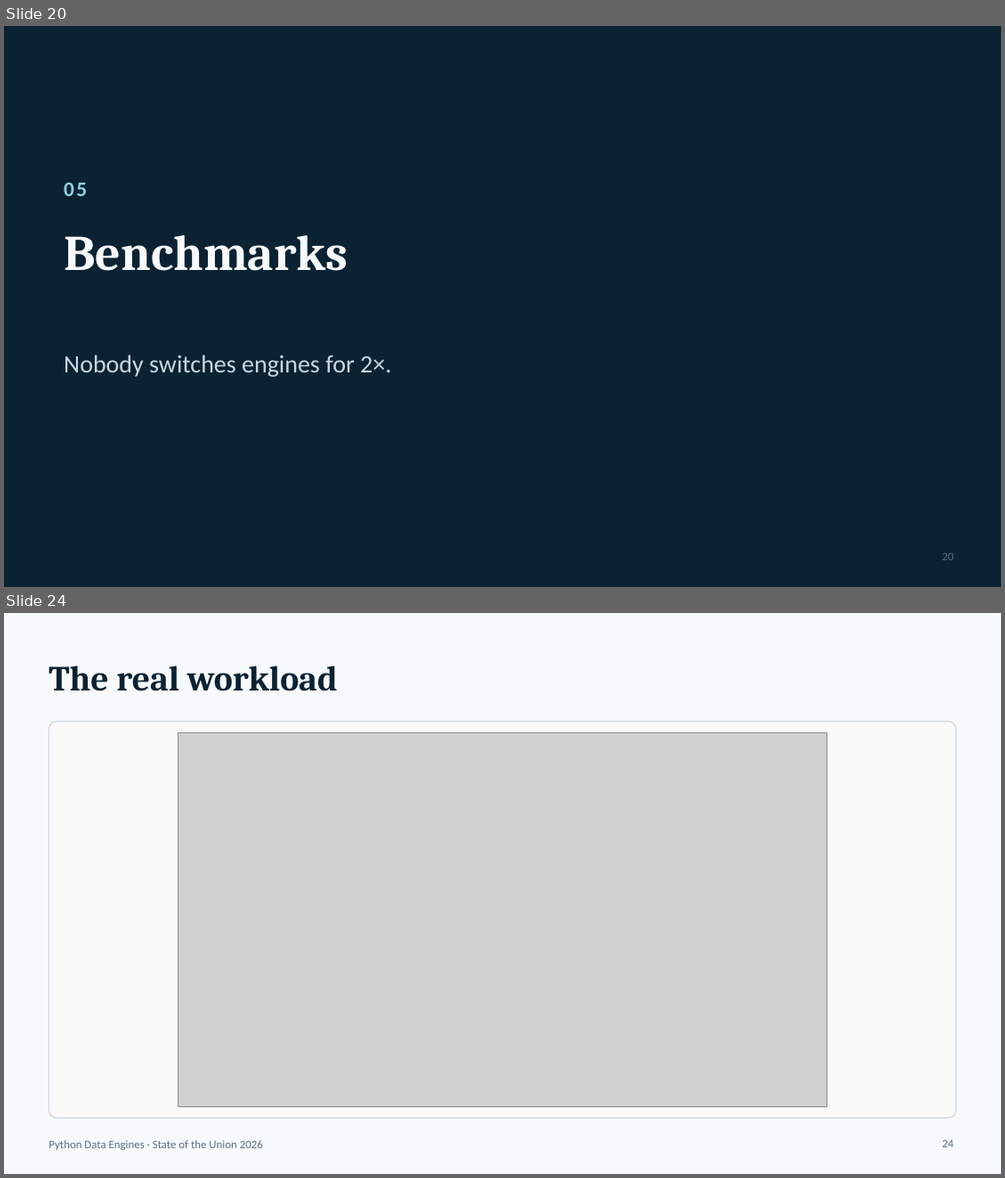
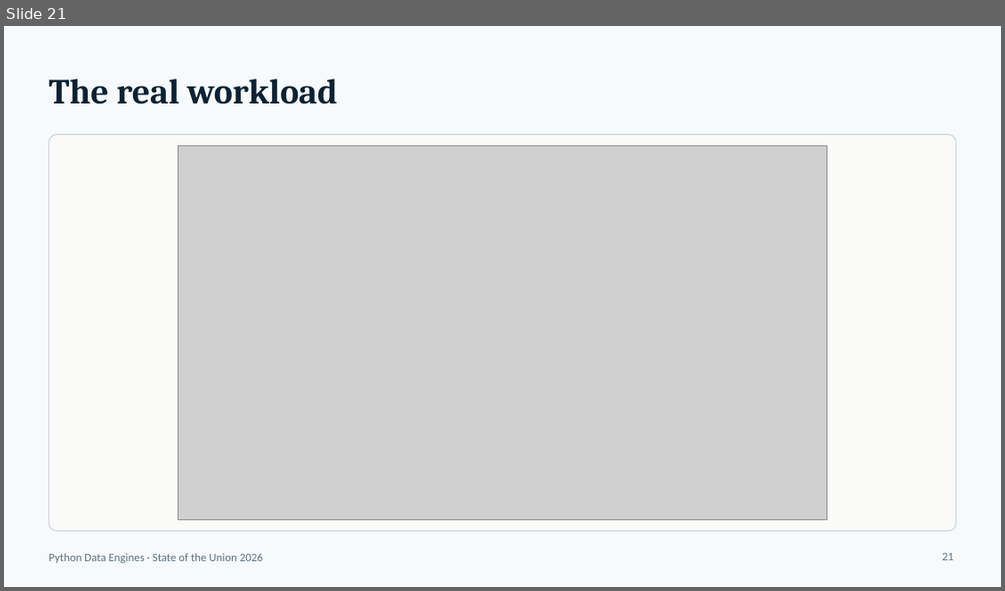
Before and after one commit to djouallah/presentations, a slide deck: python-engine/state-of-the-union-python-engines-2026.pptx. Shown one above the other, each under a label of ours: slides 20 and 24 before the commit, slide 21 after it; the slides between them are not shown. The pictures are 1005x1178 and 1005x591 pixels, drawn with LibreOffice and Linux fonts; fonts in the diff are those of the drawing; grey boxes stand for pictures. Boxes give left, top, right and bottom in pixels: in the first picture for what was removed or moved away, otherwise in the second. Text is boxed around its words. In the diff, an @@ line names an element or a change of style, - is before the commit and + after.

```diff
--- a/python-engine/state-of-the-union-python-engines-2026.pptx
+++ b/python-engine/state-of-the-union-python-engines-2026.pptx
@@ slide 20 removed at (x1=4, y1=26, x2=1001, y2=587), background #0B2233 @@
@@ text removed at (x1=64, y1=182, x2=87, y2=196) @@
-05
@@ title removed at (x1=64, y1=235, x2=348, y2=271) @@
-Benchmarks
@@ text removed at (x1=64, y1=354, x2=391, y2=377) @@
-Nobody switches engines for 2×.
@@ page number removed at (x1=942, y1=553, x2=954, y2=560) @@
-20
@@ what was slide 24 is now slide 21 @@
@@ page number at (x1=942, y1=552, x2=954, y2=560): text changed @@
-24
+21
```
Also in this commit, not shown: 4 slides changed, 2 other slides removed, 2 other files.
